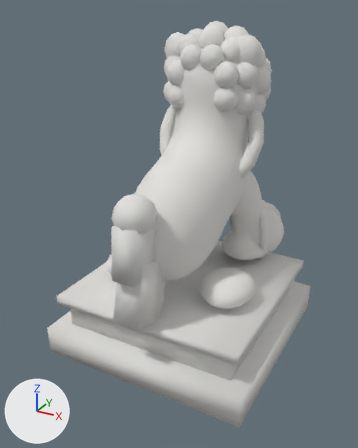
Before and after pictures for a commit that changed the glTF model research/diy-lions/stone-lion-male.glb.
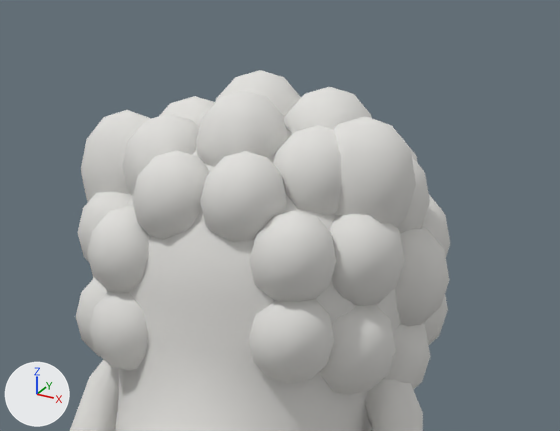
Each version is shown whole from a 50 mm lens placed at (0.729, -1.395, 1.12), pointed at (-0.015, -0.042, 0.443), then close up on the part from 39% to 85% of the width and 0% to 28% of the height. Every picture has the same lights, and +X, +Y and +Z are marked at lower left. The last two pictures show the newer version. Vertices at exactly the same position are counted once.

The first close-up shows 'stoneLion_male'.
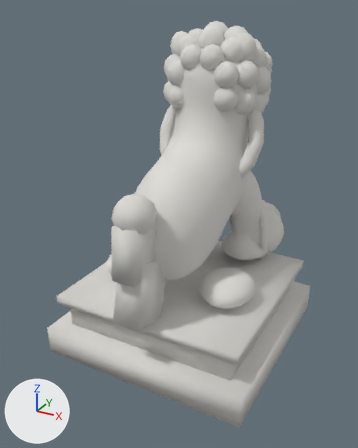
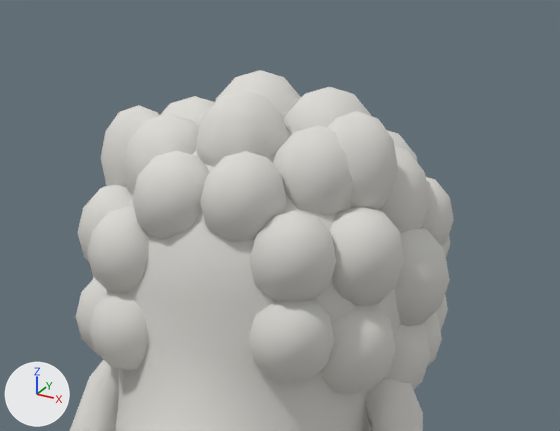
The change in detail:
me_cube is used by ob_stonelion_male; location (0.0, 0.0, 0.05).
me_cube had 4679 vertices, 9116 faces and spanned x -0.36..0.36, y -0.403..0.431, z -0.05..1.026.
me_cube now has 4795 vertices, 9340 faces and spans x -0.36..0.36, y -0.403..0.431, z -0.05..1.026.
Part 1, on me_cube:
89 vertices are removed from x -0.174..0.045, y 0.109..0.415, z 0.801..0.991.
228 faces are deleted.
131 vertices move from x -0.122..0.174, y 0.109..0.415, z 0.804..0.991 to x -0.154..0.176, y 0.12..0.278, z 0.75..0.995.
79 vertices are added at x 0.106..0.178, y 0.203..0.29, z 0.745..0.935.
212 new faces join them.
me_cube part 2: 8888 kept faces spanning x -0.36..0.36, y -0.403..0.431, z -0.05..1.026 get new vertex colours; the middle colour goes from white #ffffff to white #f9f9f6.
Other edits to the shape of me_cube do not show in these pictures.

Boxes [x1, y1, x2, y2] around the edits, measured in the close-ups (560 x 431 px; the box of a moved part takes in the faces that stretch with it):
'stoneLion_male', reshaped: before [70, 70, 450, 431]; after [70, 70, 454, 431]
part 1 of me_cube, moved or reshaped: before [81, 110, 416, 228]; after [101, 105, 454, 365]
part 2 of me_cube, edited (looks the same): [70, 70, 450, 431] in both
